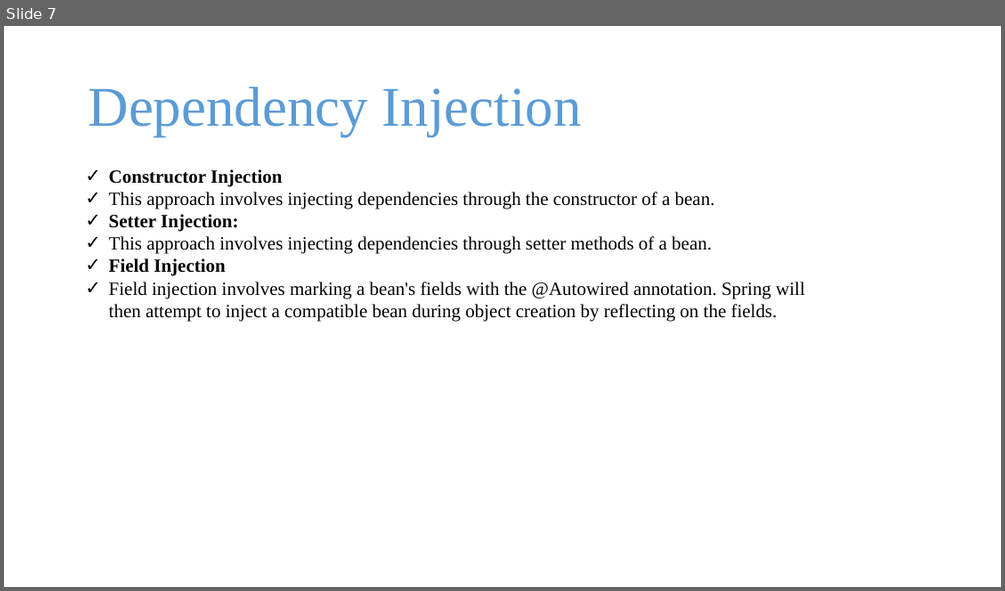
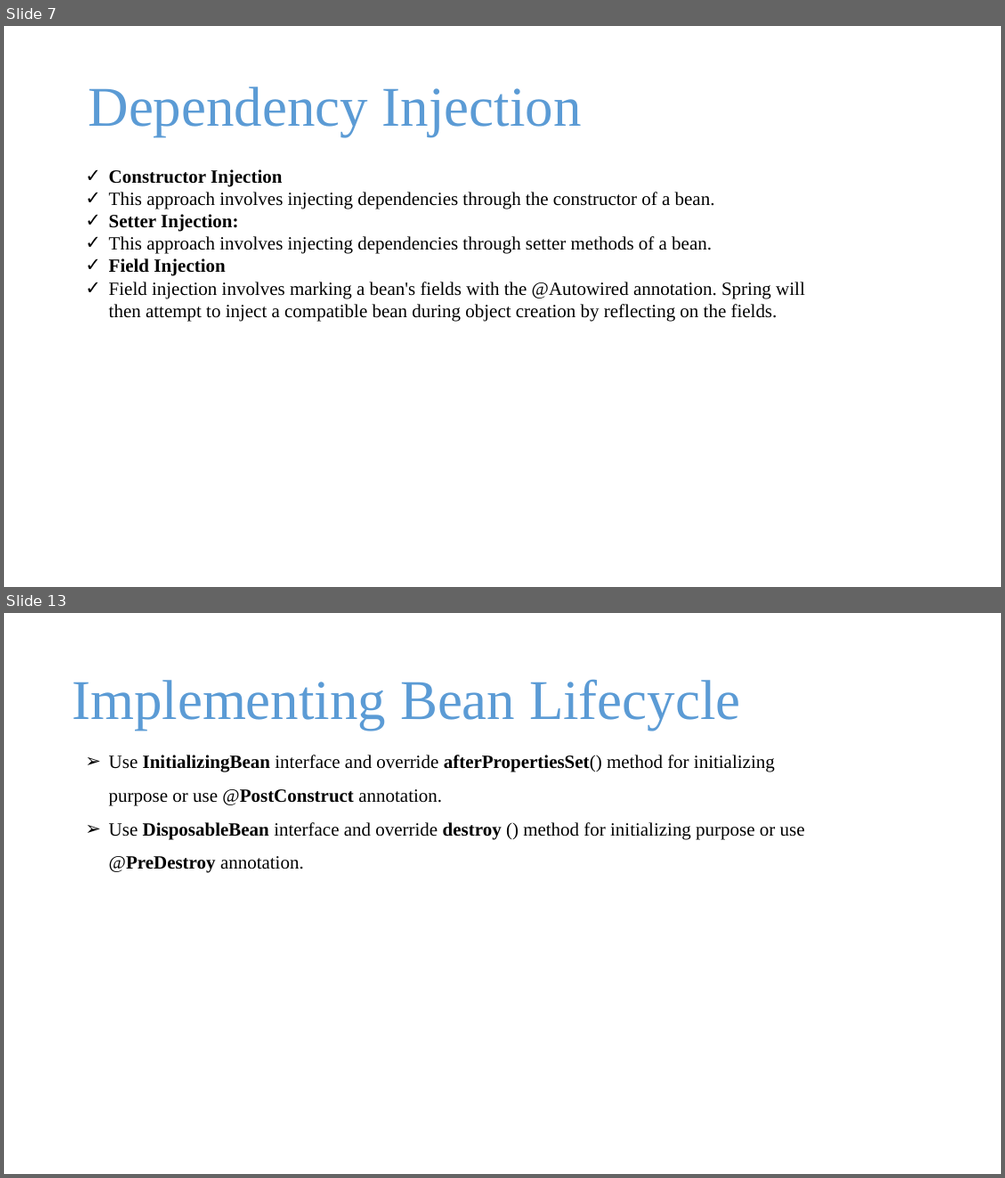
Before and after one commit to batchlcwd/spring-boot-microservices-batch2402, a slide deck: 2_spring and spring boot.pptx. Shown one above the other, each under a label of ours: slide 7 before the commit, slides 7 and 13 after it; the slides between them are not shown. The pictures are 1005x591 and 1005x1178 pixels, drawn with LibreOffice and Linux fonts; fonts in the diff are those of the drawing; background and template pictures are left out. Boxes give left, top, right and bottom in pixels: in the first picture for what was removed or moved away, otherwise in the second. Text is boxed around its words. In the diff, an @@ line names an element or a change of style, - is before the commit and + after.

```diff
--- a/2_spring and spring boot.pptx
+++ b/2_spring and spring boot.pptx
@@ slide 13 added at bbox=[4, 613, 1001, 1174], background picture (left out) @@
@@ text added at bbox=[72, 679, 740, 730], 54 pt, text gradient #1F4E79 to #5B9BD5 to #9DC3E6 @@
+Implementing Bean Lifecycle
@@ text added at bbox=[109, 755, 805, 873], 18 pt, text #000000 @@
+➢ Use InitializingBean interface and override afterPropertiesSet() method for initializing purpose or use @PostConstruct annotation.
+➢ Use DisposableBean interface and override destroy () method for initializing purpose or use @PreDestroy annotation.
```
Also in this commit, not shown: 5 other slides added, 1 slide removed, 22 other files.
